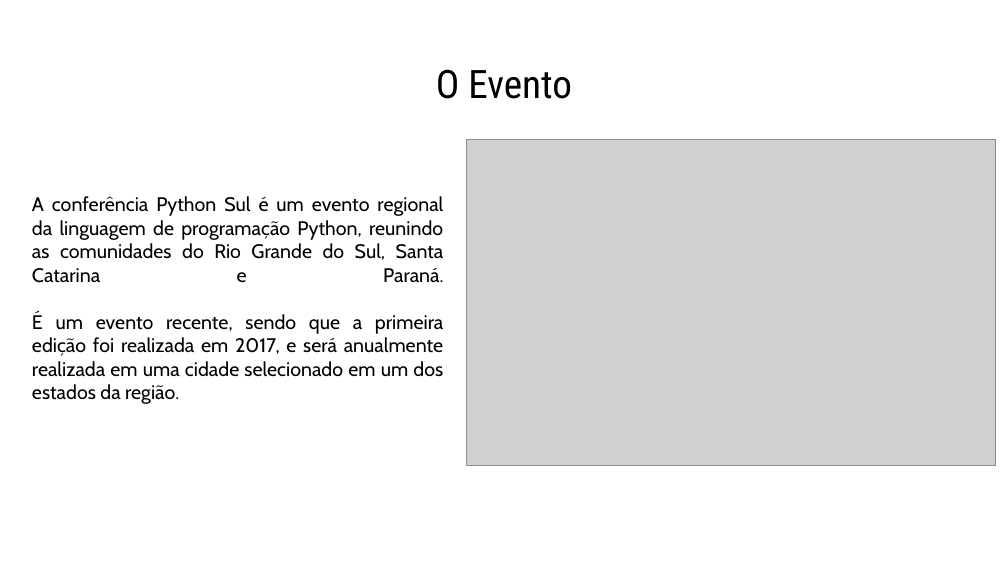
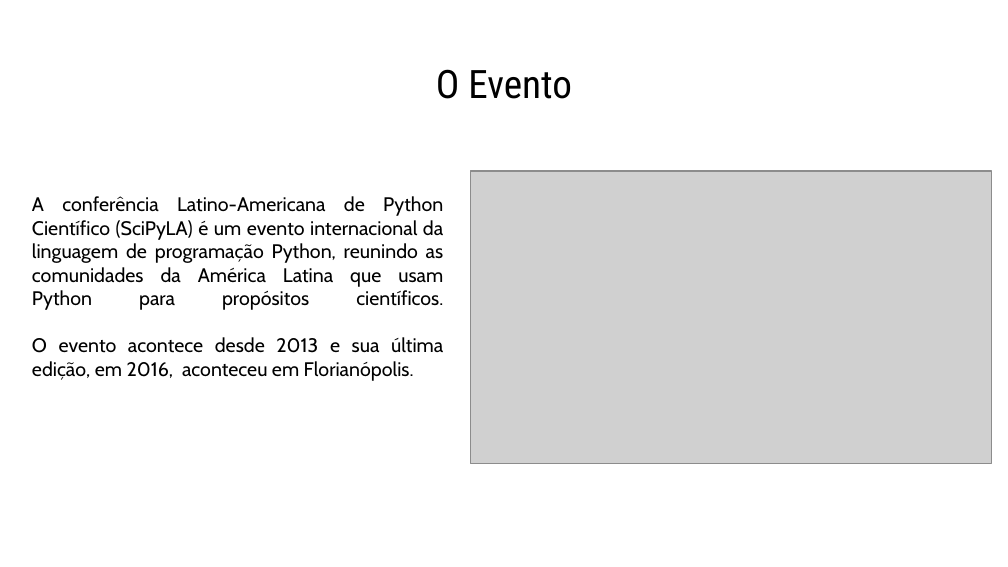
Before and after one commit to scipy-latinamerica/scipyla2018, a slide deck: slide 2 of docs/Proposta-de-Patrocinio-SciPyLA-2018.odp. Drawn at 1008x567 pixels with LibreOffice and Linux fonts; fonts in the diff are those of the drawing; grey boxes stand for pictures. Boxes give left, top, right and bottom in pixels: in the first picture for what was removed or moved away, otherwise in the second. Text is boxed around its words. In the diff, an @@ line names an element or a change of style, - is before the commit and + after.

```diff
--- a/docs/Proposta-de-Patrocinio-SciPyLA-2018.odp
+++ b/docs/Proposta-de-Patrocinio-SciPyLA-2018.odp
@@ picture: place and size @@
-picture at box(467, 140, 996, 466)
+picture at box(471, 171, 991, 464)
@@ text at box(32, 196, 444, 381): text changed @@
-A conferência Python Sul é um evento regional da linguagem de programação Python, reunindo as comunidades do Rio Grande do Sul, Santa Catarina e Paraná.
-É um evento recente, sendo que a primeira edição foi realizada em 2017, e será anualmente realizada em uma cidade selecionado em um dos estados da região.
+A conferência Latino-Americana de Python Científico (SciPyLA) é um evento internacional da linguagem de programação Python, reunindo as comunidades da América Latina que usam Python para propósitos científicos.
+O evento acontece desde 2013 e sua última edição, em 2016, aconteceu em Florianópolis.
```
Also in this commit, not shown: 5 other slides changed.
